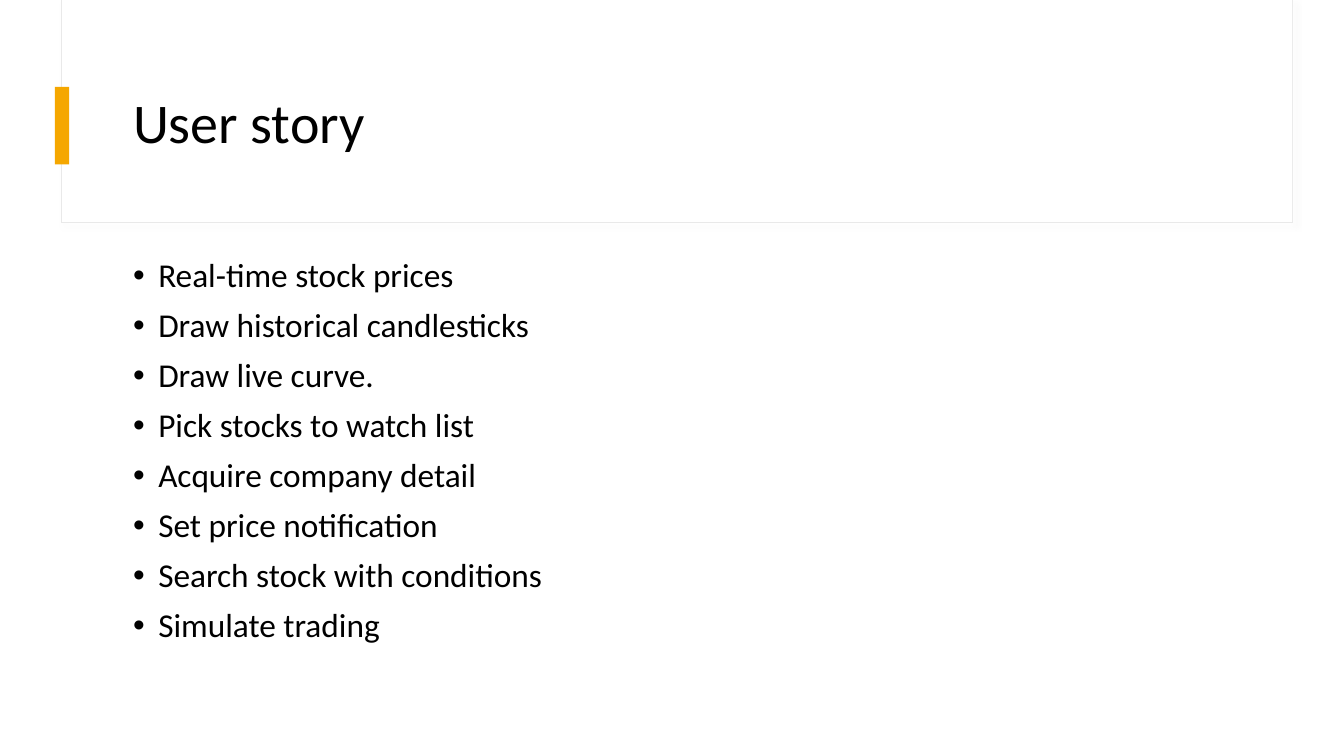
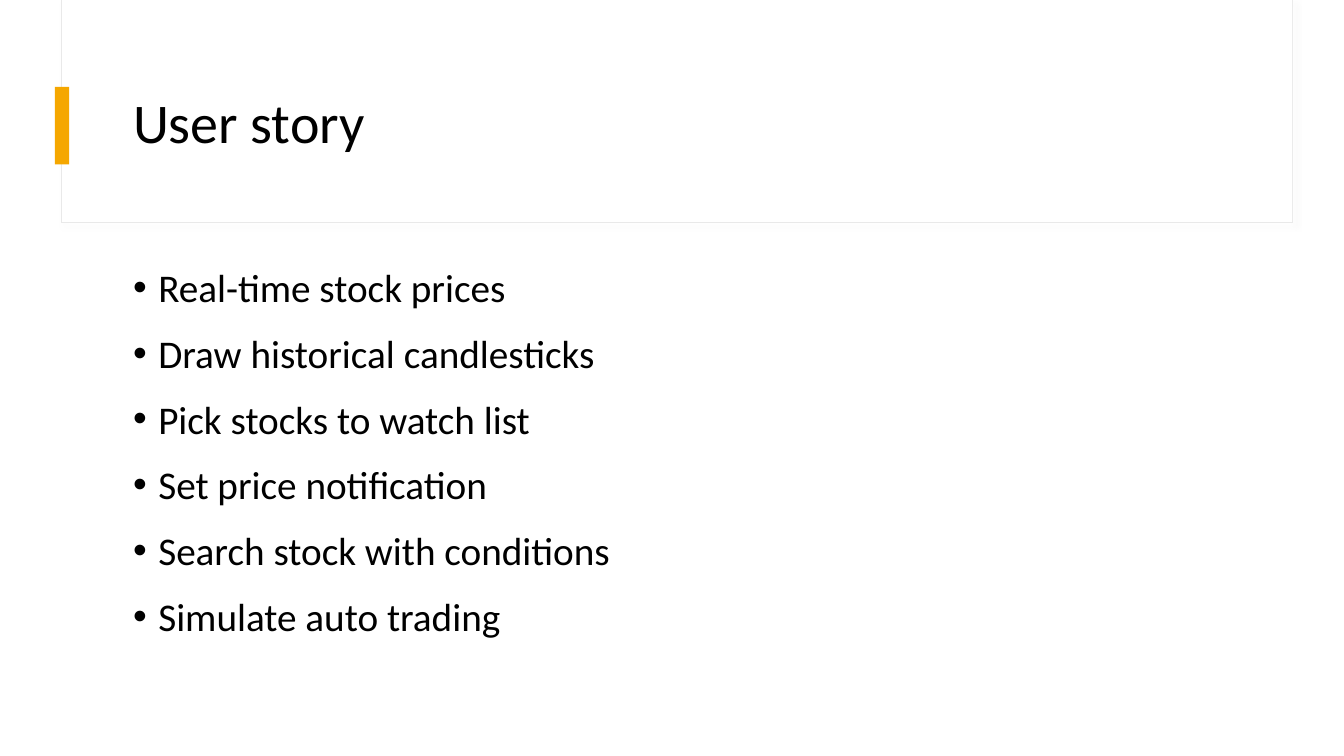
Before and after one commit to futurename/IPD20-DotNetProject, a slide deck: slide 2 of Documentation/ProjectStockMonitor.pptx. Drawn at 1344x756 pixels with LibreOffice and Linux fonts; fonts in the diff are those of the drawing. Boxes give left, top, right and bottom in pixels: in the first picture for what was removed or moved away, otherwise in the second. Text is boxed around its words. In the diff, an @@ line names an element or a change of style, - is before the commit and + after.

```diff
--- a/Documentation/ProjectStockMonitor.pptx
+++ b/Documentation/ProjectStockMonitor.pptx
@@ text at (158,274,609,566): size 23.8 to 28 pt in "Real-time stock prices", "Draw historical candlesticks", "Pick stocks to watch list", "Set price notification" and 1 more places; line spacing 0.9 to 1.1 @@
@@ text at (158,364,374,388): paragraph removed @@
-• Draw live curve.
@@ text at (158,464,476,493): paragraph removed @@
-• Acquire company detail
@@ text at (158,603,500,638): text changed; size 23.8 to 28 pt @@
-• Simulate trading
+• Simulate auto trading
```
Also in this commit, not shown: 19 other slides changed, 5 slides added, 3 slides removed, 2 other files.
